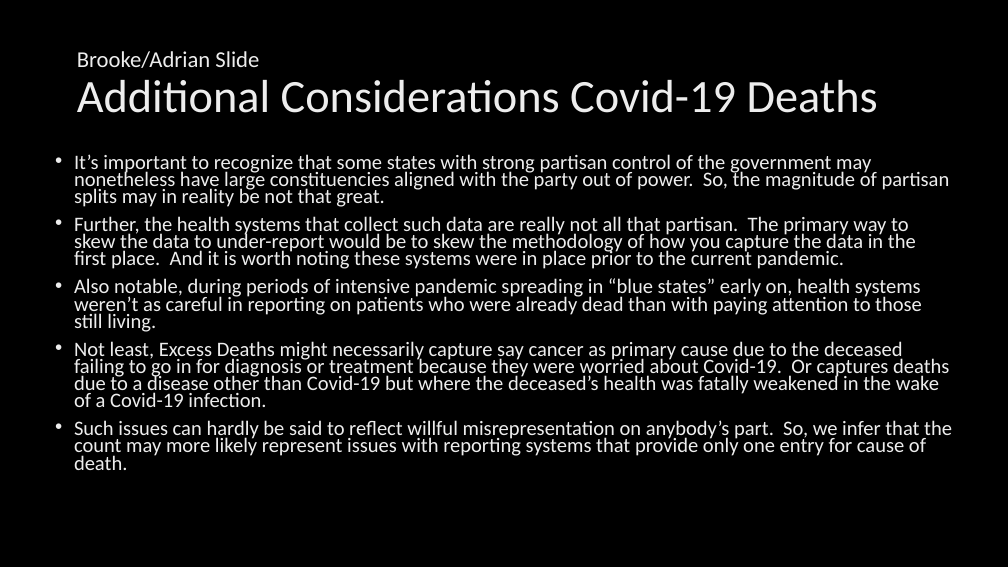
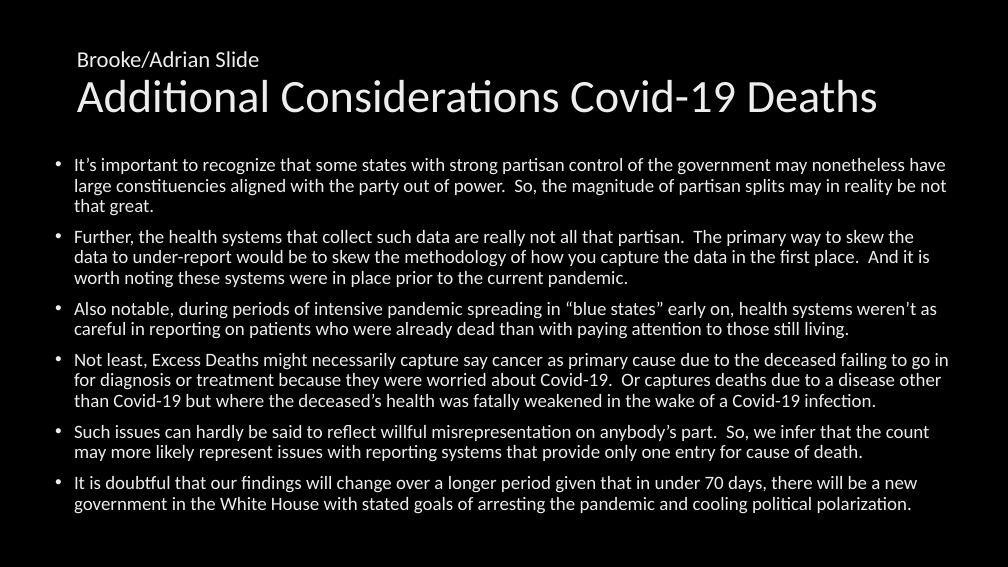
Before and after one commit to NUbee65/project-1-challenge, a slide deck: slide 9 of State Partisan Control affects on Covid - BrookC Variant.pptx (slide 8 before the commit). Drawn at 1008x567 pixels with LibreOffice and Linux fonts; fonts in the diff are those of the drawing; background and template pictures are left out. Boxes give left, top, right and bottom in pixels: in the first picture for what was removed or moved away, otherwise in the second. Text is boxed around its words. In the diff, an @@ line names an element or a change of style, - is before the commit and + after.

```diff
--- a/State Partisan Control affects on Covid - BrookC Variant.pptx
+++ b/State Partisan Control affects on Covid - BrookC Variant.pptx
@@ text at box(74, 158, 949, 462): size 19.6 to 18 pt in "It’s important to recognize that some states ...", "Further, the health systems that collect such ...", "Also notable, during periods of intensive pandemic ...", "Not least, Excess Deaths might necessarily capture ..." and 1 more places; line spacing 0.7 to 0.9 @@
@@ text at box(74, 476, 918, 514): paragraph added @@
+• It is doubtful that our findings will change over a longer period given that in under 70 days, there will be a new government in the White House with stated goals of arresting the pandemic and cooling political polarization.
```
Also in this commit, not shown: 4 other slides changed, 5 slides added, 1 other file.
